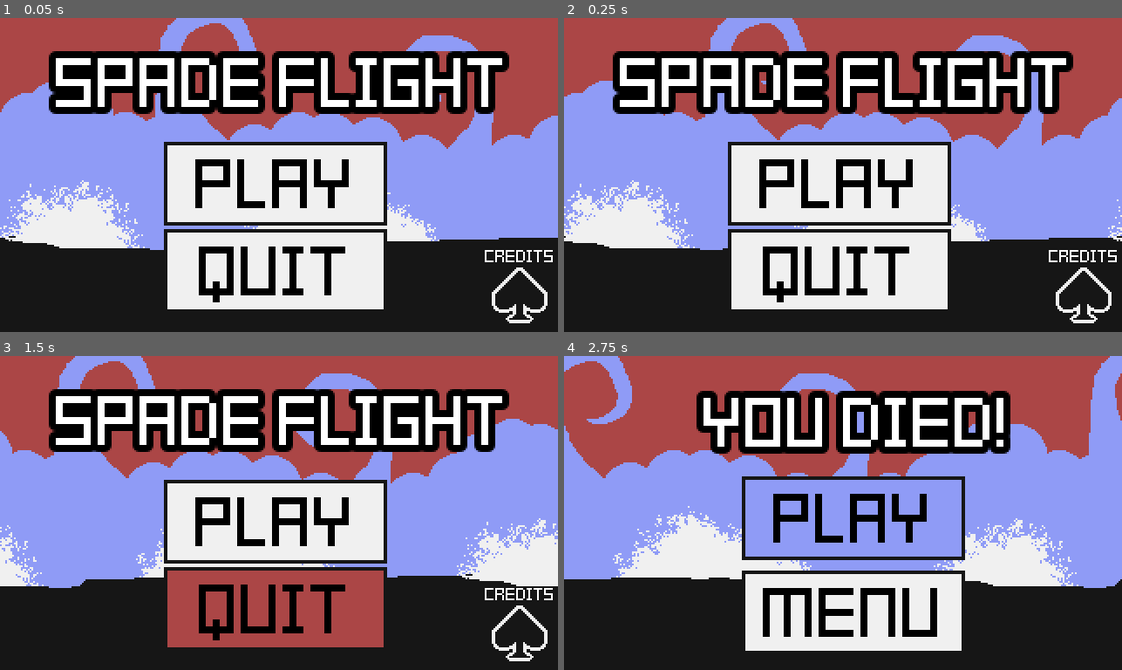
Above: before the commit, frames 1-4 (two rows, left to right).
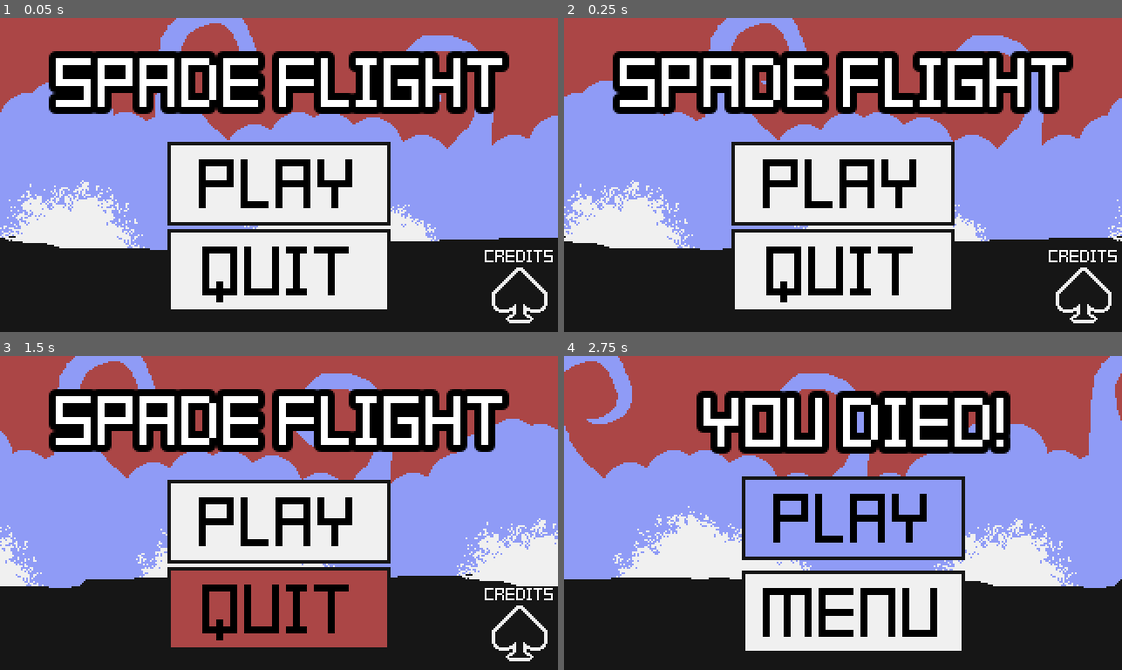
Above: after the commit, the same moments.

Repository: jadicodes/spade-flight
Game: Godot game, scene res://ui_screens/main_menu/main_menu.tscn
Two runs of this game, one before a commit and one after it. Both use one fixed random seed, a clock stepped at 60 frames per second and the inputs below.
Inputs:
- Up to frame 1 (0.05 s): no input
- Up to frame 2 (0.25 s): no input
- Up to frame 3 (1.5 s): click "Play" at 0.5 s; click "Menu" at 1.25 s
- Up to frame 4 (2.75 s): click "Play" at 2 s

The runs differ from the first frame. In frame 1, 3.2% of the frame differs, in the area x 29-70%, y 39-93%; in frame 2, 3.2%; in frame 3, 3.2%; in frame 4, nothing differs.

Commit message:
Center all buttons

Diff:
--- a/project/ui_screens/main_menu/main_menu.tscn
+++ b/project/ui_screens/main_menu/main_menu.tscn
@@ -33,9 +33,9 @@
 "
 
 [node name="PlayButton" type="TextureButton" parent="."]
-offset_left = 94.0
+offset_left = 96.0
 offset_top = 71.0
-offset_right = 222.0
+offset_right = 224.0
 offset_bottom = 119.0
 theme = ExtResource("2_ygwu1")
 texture_normal = ExtResource("5_xgxyl")
@@ -59,9 +59,9 @@
 text = "Play"
 
 [node name="QuitButton" type="TextureButton" parent="."]
-offset_left = 94.0
+offset_left = 96.0
 offset_top = 121.0
-offset_right = 222.0
+offset_right = 224.0
 offset_bottom = 169.0
 theme = ExtResource("2_ygwu1")
 texture_normal = ExtResource("5_xgxyl")
